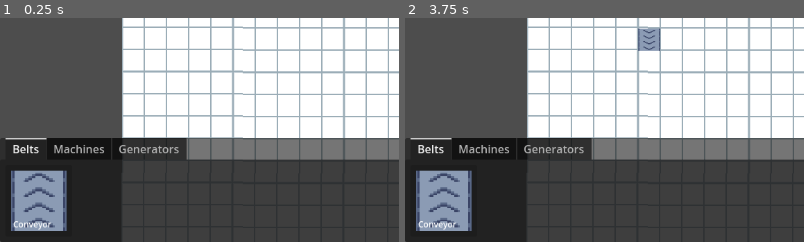
Above: before the commit, frames 1-2 (left to right).
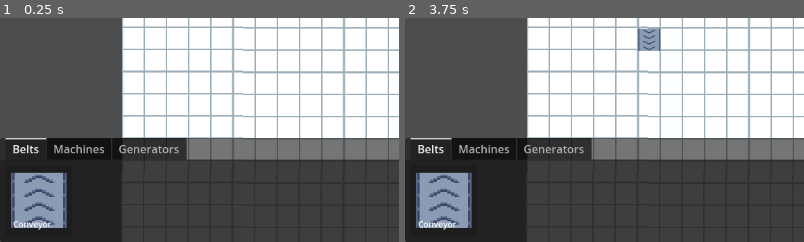
Above: after the commit, the same moments.

Repository: JeroenoBoy/Uncraft
Game: Godot game, scene res://Scenes/Game.tscn
Two runs of this game, one before a commit and one after it. Both use one fixed random seed, a clock stepped at 60 frames per second and the inputs below.
Inputs (mouse positions are % of the whole screen's width and height, from its top left):
- Up to frame 1 (0.25 s): no input
- Up to frame 2 (3.75 s): click (5, 91) at 0.5 s; click (5, 91) at 1.25 s; click (5, 91) at 2 s; tap Enter at 2.75 s; move the mouse to (72, 45) at 2.77 s; click (72, 45) at 2.85 s; tap E (build_rotate_clockwise) at 3.05, 3.6 s; move the mouse to (30, 55) at 3.52 s
The pictures show only the part of the screen within x 0-50%, y 50-100%; the shares and areas given below are measured in that part.

The runs differ from the first frame. In frame 1, 0.9% of the frame differs, in the area x 2-17%, y 67-96%; in frame 2, 0.9%.
Error in both runs: Attempt to call function 'dir_exists' in base 'null instance' on a null instance. (res://Scripts/UI/ItemSelector/ItemSelectorCategory.gd:10)

Commit message:
Implement conveyors

Diff:
--- a/Assets/Sprites/Car/car_base.tres
+++ b/Assets/Sprites/Car/car_base.tres
@@ -1,3 +1,7 @@
-[gd_resource type="AtlasTexture" format=3 uid="uid://bfe0u2iokybk3"]
+[gd_resource type="AtlasTexture" load_steps=2 format=3 uid="uid://bfe0u2iokybk3"]
+
+[ext_resource type="Texture2D" uid="uid://luikthl4lfk6" path="res://Assets/Sprites/Car/Car.png" id="1_tlcrm"]
 
 [resource]
+atlas = ExtResource("1_tlcrm")
+region = Rect2(28, 0, 28, 28)
--- /dev/null
+++ b/Assets/Sprites/Icons/Generator.tres
@@ -0,0 +1,7 @@
+[gd_resource type="AtlasTexture" load_steps=2 format=3 uid="uid://c0e53mpqhav36"]
+
+[ext_resource type="Texture2D" uid="uid://ct37nbxbbn5wp" path="res://Assets/Sprites/Generators/Generator.png" id="1_nn465"]
+
+[resource]
+atlas = ExtResource("1_nn465")
+region = Rect2(0, 0, 64, 32)
--- a/Resources/Factory/Generators/CarGenerator.tres
+++ b/Resources/Factory/Generators/CarGenerator.tres
@@ -1,15 +1,11 @@
-[gd_resource type="Resource" script_class="PlaceableItem" load_steps=5 format=3 uid="uid://byl0f7kwh1dy2"]
+[gd_resource type="Resource" script_class="PlaceableItem" load_steps=4 format=3 uid="uid://byl0f7kwh1dy2"]
 
 [ext_resource type="Script" path="res://Scripts/Factory/PlacableItem.gd" id="1_ladk5"]
 [ext_resource type="PackedScene" uid="uid://bvrxytokgqmyo" path="res://Scenes/Objects/Factories/Buildings/CarGenerator.tscn" id="1_r7haa"]
-[ext_resource type="Texture2D" uid="uid://ct37nbxbbn5wp" path="res://Assets/Sprites/Generators/Generator.png" id="3_yxssn"]
-
-[sub_resource type="AtlasTexture" id="AtlasTexture_jcn4o"]
-atlas = ExtResource("3_yxssn")
-region = Rect2(0, 0, 64, 32)
+[ext_resource type="Texture2D" uid="uid://c0e53mpqhav36" path="res://Assets/Sprites/Icons/Generator.tres" id="3_xudht"]
 
 [resource]
 script = ExtResource("1_ladk5")
-name = ""
-sprite = SubResource("AtlasTexture_jcn4o")
+name = "Car Generator"
+sprite = ExtResource("3_xudht")
 node = ExtResource("1_r7haa")
--- a/Resources/Items/Car/Car.tres
+++ b/Resources/Items/Car/Car.tres
@@ -3,11 +3,11 @@
 [ext_resource type="Script" path="res://Scripts/Items/ComplexItemPart.gd" id="1_w3ehw"]
 [ext_resource type="Script" path="res://Scripts/Items/ComplexItem.gd" id="2_k7ph7"]
 [ext_resource type="Resource" uid="uid://cr65i1n051q68" path="res://Resources/Items/Car/Part_Tires.tres" id="2_pcdo4"]
-[ext_resource type="Texture2D" uid="uid://dn7lrruye8yjn" path="res://Assets/Sprites/Car/car_tires.tres" id="4_284mn"]
+[ext_resource type="Texture2D" uid="uid://bfe0u2iokybk3" path="res://Assets/Sprites/Car/car_base.tres" id="4_m4goh"]
 
 [resource]
 script = ExtResource("2_k7ph7")
 items = Array[ExtResource("1_w3ehw")]([ExtResource("2_pcdo4")])
 name = "Car"
 stack_size = 10
-sprite = ExtResource("4_284mn")
+sprite = ExtResource("4_m4goh")
--- a/Scenes/Game.tscn
+++ b/Scenes/Game.tscn
@@ -8,6 +8,8 @@
 
 [node name="Grid" type="Node2D" parent="."]
 script = ExtResource("3_1fxpp")
+
+[node name="Items" type="Node2D" parent="."]
 
 [node name="Environment" type="Node2D" parent="."]
 z_index = -10
--- a/Scenes/Objects/Factories/Buildings/CarGenerator.tscn
+++ b/Scenes/Objects/Factories/Buildings/CarGenerator.tscn
@@ -21,7 +21,7 @@
 
 [node name="MachineOutput" parent="." instance=ExtResource("3_lshni")]
 position = Vector2(47, 0)
-rotation = -1.57079
+rotation = -4.71238
 
 [connection signal="picked_up" from="." to="Generator" method="_on_car_generator_picked_up"]
 [connection signal="placed" from="." to="Generator" method="_on_car_generator_placed"]
--- a/Scenes/Objects/Factories/Buildings/Conveyor.tscn
+++ b/Scenes/Objects/Factories/Buildings/Conveyor.tscn
@@ -1,10 +1,11 @@
-[gd_scene load_steps=4 format=3 uid="uid://8wkeopwsjlp0"]
+[gd_scene load_steps=5 format=3 uid="uid://8wkeopwsjlp0"]
 
 [ext_resource type="SpriteFrames" uid="uid://bj1by5xe6hy0f" path="res://Assets/Sprites/Conveyor_anim.tres" id="2_000hi"]
 [ext_resource type="Script" path="res://Scripts/Factory/Conveyor.gd" id="3_gjdpt"]
 [ext_resource type="Script" path="res://Scripts/Items/Inventory.gd" id="4_ec5i8"]
+[ext_resource type="PackedScene" uid="uid://bm5rpej2vailu" path="res://Scenes/Objects/Factories/Components/SendPlaceUpdate.tscn" id="4_t1rl8"]
 
-[node name="Conveyor" type="Node2D"]
+[node name="Conveyor" type="Node2D" groups=["ConveyorOuput"]]
 script = ExtResource("3_gjdpt")
 
 [node name="AnimatedSprite2D" type="AnimatedSprite2D" parent="." groups=["Conveyor"]]
@@ -14,3 +15,24 @@
 script = ExtResource("4_ec5i8")
 max_items = 1
 items_visible = true
+
+[node name="SendPlaceUpdate" parent="." instance=ExtResource("4_t1rl8")]
+position = Vector2(0, 32)
+
+[node name="SendPlaceUpdate2" parent="." instance=ExtResource("4_t1rl8")]
+position = Vector2(0, -32)
+
+[node name="SendPlaceUpdate3" parent="." instance=ExtResource("4_t1rl8")]
+position = Vector2(32, 0)
+
+[node name="SendPlaceUpdate4" parent="." instance=ExtResource("4_t1rl8")]
+position = Vector2(-32, 0)
+
+[connection signal="picked_up" from="." to="SendPlaceUpdate" method="_on_conveyor_picked_up"]
+[connection signal="picked_up" from="." to="SendPlaceUpdate2" method="_on_place_changed"]
+[connection signal="picked_up" from="." to="SendPlaceUpdate3" method="_on_place_changed"]
+[connection signal="picked_up" from="." to="SendPlaceUpdate4" method="_on_place_changed"]
+[connection signal="placed" from="." to="SendPlaceUpdate" method="_on_place_changed"]
+[connection signal="placed" from="." to="SendPlaceUpdate2" method="_on_place_changed"]
+[connection signal="placed" from="." to="SendPlaceUpdate3" method="_on_place_changed"]
+[connection signal="placed" from="." to="SendPlaceUpdate4" method="_on_place_changed"]
--- a/Scenes/Objects/Factories/Components/Generator.tscn
+++ b/Scenes/Objects/Factories/Components/Generator.tscn
@@ -3,7 +3,7 @@
 [ext_resource type="Script" path="res://Scripts/Factory/Generator.gd" id="1_x753e"]
 
 [node name="Generator" type="Timer"]
-wait_time = 2.0
+wait_time = 4.0
 script = ExtResource("1_x753e")
 
 [connection signal="timeout" from="." to="." method="_on_timeout"]
--- a/Scenes/Objects/Factories/Components/MachineInput.tscn
+++ b/Scenes/Objects/Factories/Components/MachineInput.tscn
@@ -2,7 +2,7 @@
 
 [ext_resource type="Script" path="res://Scripts/Factory/MachineInput.gd" id="1_3d350"]
 [ext_resource type="SpriteFrames" uid="uid://bd7ivu5b27s5d" path="res://Assets/Sprites/Input_anim.tres" id="2_aaeb4"]
-[ext_resource type="Script" path="res://Scripts/Grid/SendPlaceUpdate.gd" id="3_mpc71"]
+[ext_resource type="PackedScene" uid="uid://bm5rpej2vailu" path="res://Scenes/Objects/Factories/Components/SendPlaceUpdate.tscn" id="3_kxt6q"]
 
 [node name="MachineInput" type="Node2D"]
 script = ExtResource("1_3d350")
@@ -11,7 +11,7 @@
 position = Vector2(0, 0.5)
 sprite_frames = ExtResource("2_aaeb4")
 frame_progress = 0.0114251
+flip_v = true
 
-[node name="SendPlaceUpdate" type="Node2D" parent="."]
-position = Vector2(0, -16)
-script = ExtResource("3_mpc71")
+[node name="SendPlaceUpdate" parent="." instance=ExtResource("3_kxt6q")]
+position = Vector2(0, 16)
--- a/Scenes/Objects/Factories/Components/MachineOutput.tscn
+++ b/Scenes/Objects/Factories/Components/MachineOutput.tscn
@@ -3,22 +3,19 @@
 [ext_resource type="Script" path="res://Scripts/Factory/MachineOutput.gd" id="1_0bsl2"]
 [ext_resource type="SpriteFrames" uid="uid://bwe4gcnlsptg6" path="res://Assets/Sprites/Output_anim.tres" id="2_bakbc"]
 [ext_resource type="PackedScene" uid="uid://bw247ekhgduva" path="res://Scenes/Objects/Factories/Components/Inventory.tscn" id="3_464o1"]
-[ext_resource type="Script" path="res://Scripts/Grid/SendPlaceUpdate.gd" id="4_f7q64"]
+[ext_resource type="PackedScene" uid="uid://bm5rpej2vailu" path="res://Scenes/Objects/Factories/Components/SendPlaceUpdate.tscn" id="4_1ec2g"]
 
-[node name="MachineOutput" type="Node2D"]
+[node name="MachineOutput" type="Node2D" groups=["ConveyorOuput"]]
 script = ExtResource("1_0bsl2")
 
 [node name="AnimatedSprite2D" type="AnimatedSprite2D" parent="." groups=["Ports"]]
 sprite_frames = ExtResource("2_bakbc")
 frame_progress = 0.343306
-offset = Vector2(0, 0.5)
+offset = Vector2(0, -0.5)
+flip_v = true
 
 [node name="Inventory" parent="." instance=ExtResource("3_464o1")]
 max_items = 1
 
-[node name="SendPlaceUpdate" type="Node2D" parent="."]
-position = Vector2(0, 16)
-script = ExtResource("4_f7q64")
-
-[connection signal="picked_up" from="." to="SendPlaceUpdate" method="_on_place_changed"]
-[connection signal="placed" from="." to="SendPlaceUpdate" method="_on_place_changed"]
+[node name="SendPlaceUpdate" parent="." instance=ExtResource("4_1ec2g")]
+position = Vector2(0, -16)
--- /dev/null
+++ b/Scenes/Objects/Factories/Components/SendPlaceUpdate.tscn
@@ -0,0 +1,6 @@
+[gd_scene load_steps=2 format=3 uid="uid://bm5rpej2vailu"]
+
+[ext_resource type="Script" path="res://Scripts/Grid/SendPlaceUpdate.gd" id="1_n54kp"]
+
+[node name="SendPlaceUpdate" type="Node2D"]
+script = ExtResource("1_n54kp")
--- a/Scenes/UI/ItemSelector/Item.tscn
+++ b/Scenes/UI/ItemSelector/Item.tscn
@@ -1,7 +1,7 @@
 [gd_scene load_steps=3 format=3 uid="uid://dd5rseck46xn5"]
 
 [ext_resource type="Script" path="res://Scripts/UI/ItemSelector/SelectableItem.gd" id="1_682fy"]
-[ext_resource type="Texture2D" uid="uid://bxfas563byeto" path="res://Assets/Sprites/Icons/ConveyorIcon.tres" id="2_v8y7t"]
+[ext_resource type="Texture2D" uid="uid://c0e53mpqhav36" path="res://Assets/Sprites/Icons/Generator.tres" id="2_icdeq"]
 
 [node name="Item" type="Button"]
 custom_minimum_size = Vector2(96, 96)
@@ -30,8 +30,9 @@
 anchor_bottom = 1.0
 grow_horizontal = 2
 grow_vertical = 2
-texture = ExtResource("2_v8y7t")
+texture = ExtResource("2_icdeq")
 expand_mode = 1
+stretch_mode = 5
 
 [node name="Label" type="Label" parent="MarginContainer/Control"]
 layout_mode = 1
--- a/Scripts/Factory/Conveyor.gd
+++ b/Scripts/Factory/Conveyor.gd
@@ -1,4 +1,115 @@
 class_name Conveyor
 extends GridNode
 
+@export var conveyor_speed = 1.0 / (32.0 / 10.0 / 4.0)
 @onready var inventory: Inventory = $Inventory
+
+var next_node: GridNode
+var previous_nodes: Array[GridNode] = []
+var _last_grabbed_child = 0
+var _locked: bool = false
+
+func _ready() -> void:
+	tile_update.connect(_on_tile_update)
+	function_update.connect(_on_function_update)
+	placed.connect(func(): print("Placed", grid_position()))
+	picked_up.connect(_on_picked_up)
+
+func conveyor_accepts(item_data: ItemData) -> bool:
+	return !_locked && inventory.can_hold(item_data)
+
+func conveyor_input(item: Item) -> bool:
+	if _locked:
+		return false
+	if !inventory.can_hold(item.item_data):
+		return false
+
+	item.global_position = global_position
+	inventory.add_item_skip_checks(item)
+	_process_item(item)
+	return true
+
+func _on_tile_update():
+	_clear_connections()
+
+	var pos = grid_position()
+	var rot = grid_rotation()
+
+	print("Tile update: ", pos)
+
+	var nodes_infront = Grid.instance.get_grid_nodes(pos + rot)
+	for grid_node in nodes_infront:
+		var other_rot = grid_node.grid_rotation()
+		if Grid.fast_rotate(other_rot, 180) == rot:
+			continue
+		if !grid_node.has_method("conveyor_input"):
+			continue
+		if !grid_node.has_method("conveyor_accepts"):
+			continue
+		next_node = grid_node
+		break
+
+	for i in range(3):
+		rot = Grid.fast_rotate(rot, 90)
+		var nodes = Grid.instance.get_grid_nodes(pos + rot)
+		for grid_node in nodes:
+			if !grid_node.is_in_group("ConveyorOuput"):
+				print("Group mismatch for ", grid_node.grid_position())
+				continue
+			if Grid.fast_rotate(grid_node.grid_rotation(), 180) != rot:
+				print("Rotation mismatch for ", grid_node.grid_position())
+				continue
+			print("Added child ", grid_node.grid_position())
+			previous_nodes.append(grid_node)
+			break
+
+	_on_function_update()
+	_update_children()
+
+func _on_picked_up():
+	_clear_connections()
+
+func _on_function_update():
+	print("Function update: ", grid_position())
+	if _locked:
+		return
+
+	for item_data in inventory.types_in_inventory():
+		if _try_put_item_in_next_node(item_data):
+			return
+
+func _clear_connections():
+	next_node = null
+	previous_nodes.clear()
+
+
+func _process_item(item: Item):
+	_locked = true
+	await get_tree().create_timer(conveyor_speed).timeout
+	_locked = false
+	_try_put_item_in_next_node(item.item_data)
+
+func _try_put_item_in_next_node(item_data: ItemData) -> bool:
+	if _locked:
+		return false
+	if next_node == null:
+		return false
+	if !next_node.conveyor_accepts(item_data):
+		return false
+
+	var item = inventory.remove_item(item_data)
+	next_node.conveyor_input(item)
+	_update_children()
+	return true
+
+
+func _update_children():
+	var count = previous_nodes.size()
+	print(count)
+	for i in range(count):
+		var index = (i + _last_grabbed_child + 1) % count
+		previous_nodes[i].function_update.emit()
+		print("Updating child ", i, " pos: ", previous_nodes[i].grid_position())
+		if _locked:
+			_last_grabbed_child = index
+			return
--- a/Scripts/Factory/MachineInput.gd
+++ b/Scripts/Factory/MachineInput.gd
@@ -7,8 +7,11 @@
 	super._ready()
 	tile_update.connect(_on_tile_update)
 
+func conveyor_accepts(item_data: ItemData) -> bool:
+	return inventory.can_hold(item_data)
+
 func conveyor_input(item: Item) -> bool:
 	return inventory.add_item(item)
 
 func _on_tile_update():
-	var rot = Grid.fast_rotate(rotation(), 180)
+	var rot = Grid.fast_rotate(grid_rotation(), 180)
--- a/Scripts/Factory/MachineOutput.gd
+++ b/Scripts/Factory/MachineOutput.gd
@@ -1,4 +1,62 @@
 class_name MachineOutput
 extends GridNode
 
+@export var filter: Array[Filter]
 @onready var inventory: Inventory = $Inventory
+
+var output_node: GridNode
+
+func _ready() -> void:
+	super._ready()
+	inventory.filter = filter
+	tile_update.connect(_on_tile_update)
+	picked_up.connect(_on_picked_up)
+	function_update.connect(_on_function_update)
+	inventory.item_added.connect(_on_inventory_item_added)
+
+func _on_tile_update():
+	var pos = grid_position()
+	var rot = grid_rotation()
+
+	_clear_connections()
+	var buildings_infront = Grid.instance.get_grid_nodes(pos + rot)
+	for building in buildings_infront:
+		if building.has_method("conveyor_input") && building.has_method("conveyor_accepts"):
+			output_node = building
+			break
+
+	_try_output_item()
+
+func _on_picked_up():
+	_clear_connections()
+
+func _on_function_update():
+	_try_output_item()
+
+func _on_inventory_item_added(item: Item):
+	_try_output_item(item)
+
+func _clear_connections():
+	output_node = null
+
+func _try_output_item(check_item: Item = null):
+	if output_node == null:
+		return
+
+	if check_item != null:
+		if !output_node.conveyor_accepts(check_item.item_data):
+			return
+
+		var item = inventory.remove_item(check_item.item_data)
+		output_node.conveyor_input(item)
+		return
+
+
+	var item_types = inventory.types_in_inventory()
+	for item_data in item_types:
+		if !output_node.conveyor_accepts(item_data):
+			continue
+
+		var item = inventory.remove_item(item_data)
+		output_node.conveyor_input(item)
+		return
--- a/Scripts/GameState/Game/BaseMoveBuildingState.gd
+++ b/Scripts/GameState/Game/BaseMoveBuildingState.gd
@@ -30,7 +30,7 @@
 	_check_valid_position()
 
 func rotate_object(rotation: float):
-	rotation = floor(rotation / 90) * 90
+	rotation = ((int(floor(rotation / 90)) % 4 + 4) % 4) * 90
 	current_rotation = rotation
 	object.global_rotation_degrees = rotation
 	_check_valid_position()
--- a/Scripts/GameState/Game/GameDefaultState.gd
+++ b/Scripts/GameState/Game/GameDefaultState.gd
@@ -17,6 +17,6 @@
 
 	if Input.is_action_just_pressed("build_pickup"):
 		var grid_pos = Grid.grid_mouse_pos()
-		var building = Grid.instance.get_building(grid_pos)
-		if building != null:
+		var building = Grid.instance.get_grid_node(grid_pos)
+		if building != null && building.movable:
 			state_machine.change_state("MoveBuilding", { "building": building })
--- a/Scripts/Grid/Grid.gd
+++ b/Scripts/Grid/Grid.gd
@@ -21,14 +21,13 @@
 	astar.diagonal_mode = AStarGrid2D.DIAGONAL_MODE_NEVER
 
 static func world_to_grid(world_position: Vector2) -> Vector2i:
-	return floor(world_position / CELL_SIZE)
+	return round(world_position / CELL_SIZE)
 
 static func grid_to_world(grid_position: Vector2i) -> Vector2:
 	return grid_position * CELL_SIZE
 
 static func grid_mouse_pos(adjust_for_node: GridNode = null) -> Vector2i:
 	var mouse_pos = instance.get_viewport().get_camera_2d().get_global_mouse_position()
-	mouse_pos += DEFAULT_OFFSET
 	if adjust_for_node != null:
 		var offset = ((adjust_for_node.size - Vector2i.ONE) * 0.5 + Vector2(adjust_for_node.offset)) * CELL_SIZE
 		mouse_pos -= offset.rotated(adjust_for_node.global_rotation)
@@ -36,31 +35,38 @@
 
 static func fast_rotate(vector: Vector2i, rot: float) -> Vector2i:
 	var rounded_rot = ((int(round(rot / 90)) % 4) + 4) % 4
-	for i in range(rounded_rot):
-		var y = vector.y
-		vector.y = vector.x
-		vector.x = -y
+	match rounded_rot:
+		1:
+			var y = vector.y
+			vector.y = -vector.x
+			vector.x = y
+		2:
+			vector *= -1
+		3:
+			var y = vector.y
+			vector.y = vector.x
+			vector.x = -y
 	return vector
 
 func _exit_tree() -> void:
 	instance = null
 
-func get_buildings(grid_pos: Vector2i) -> Array[GridNode]:
+func get_grid_nodes(grid_pos: Vector2i) -> Array[GridNode]:
 	if !_grid.has(grid_pos):
 		return emptryArray
 	return _grid[grid_pos]
 
-func get_building(grid_pos: Vector2i) -> GridNode:
+func get_grid_node(grid_pos: Vector2i) -> GridNode:
 	if !_grid.has(grid_pos):
 		return null
 	return _grid[grid_pos][0]
 
-func set_building(node: GridNode):
+func set_grid_node(node: GridNode):
 	if node.is_on_grid:
 		push_warning("Tried to place an already placed node")
 		return
 
-	var gridPos = world_to_grid(node.position)
+	var gridPos = world_to_grid(node.global_position)
 	var offset = node.offset
 	var rot = node.global_rotation_degrees
 
@@ -74,12 +80,12 @@
 
 	node.is_on_grid = true
 
-func remove_building(node: GridNode):
+func remove_grid_node(node: GridNode):
 	if !node.is_on_grid:
 		push_warning("Tried to remove a node thats not placed")
 		return
 
-	var gridPos = world_to_grid(node.position)
+	var gridPos = world_to_grid(node.global_position)
 	var offset = node.offset
 	var rot = node.global_rotation_degrees
 
@@ -98,7 +104,7 @@
 	node.is_on_grid = false
 
 func is_spot_occupied(node: GridNode) -> bool:
-	var gridPos = world_to_grid(node.position)
+	var gridPos = world_to_grid(node.global_position)
 	var offset = node.offset
 	var rot = node.global_rotation_degrees
 
--- a/Scripts/Grid/GridNode.gd
+++ b/Scripts/Grid/GridNode.gd
@@ -12,8 +12,7 @@
 @export var movable = true;
 @export var rotatable = true;
 @export var removable = true;
-
-var place_on_spawn = true;
+@export var place_on_spawn = false;
 
 var childNodes: Array[GridNode] = []
 var is_on_grid = false
@@ -35,20 +34,25 @@
 		picked_up.disconnect(child.pickup)
 	childNodes.clear()
 
-func rotation() -> Vector2i:
-	var rot = (floor(global_rotation_degrees / 90) % 4 + 4) % 4
-	if rot == 0:
-		return Vector2i.UP
-	if rot == 1:
-		return Vector2i.RIGHT
-	if rot == 2:
-		return Vector2i.DOWN
-	return Vector2i.LEFT
+func grid_position() -> Vector2i:
+	return Grid.world_to_grid(global_position)
+
+func grid_rotation() -> Vector2i:
+	var rot = (int(floor(global_rotation_degrees / 90)) % 4 + 4) % 4
+	match rot:
+		0: return Vector2i.UP
+		1: return Vector2i.RIGHT
+		2: return Vector2i.DOWN
+		3: return Vector2i.LEFT
+		_:
+			push_error("Invalid rotation ", rot)
+			return Vector2i.ZERO
 
 func place():
-	Grid.instance.set_building(self)
+	Grid.instance.set_grid_node(self)
 	placed.emit()
+	tile_update.emit()
 
 func pickup():
-	Grid.instance.remove_building(self)
+	Grid.instance.remove_grid_node(self)
 	picked_up.emit()
--- a/Scripts/Grid/SendPlaceUpdate.gd
+++ b/Scripts/Grid/SendPlaceUpdate.gd
@@ -3,6 +3,10 @@
 
 func _on_place_changed() -> void:
 	var pos = Grid.world_to_grid(global_position)
-	var nodes = Grid.instance.get_buildings(pos)
+	var nodes = Grid.instance.get_grid_nodes(pos)
 	for node in nodes:
 		node.tile_update.emit()
+
+
+func _on_conveyor_picked_up() -> void:
+	pass # Replace with function body.
--- a/Scripts/Items/Inventory.gd
+++ b/Scripts/Items/Inventory.gd
@@ -6,7 +6,7 @@
 @export var max_size = 1
 @export var max_items = -1
 @export var items: Dictionary = {}
-@export var filter: Array[ItemFilter] = []
+@export var filter: Array[Filter] = []
 @export var items_visible = false;
 
 var total_items = 0
@@ -15,6 +15,9 @@
 	for v in items.values():
 		for item in v:
 			item.queue_free()
+
+func is_full() -> bool:
+	return total_items >= max_size
 
 func can_hold(item_data: ItemData) -> bool:
 	if max_items > -1:
@@ -34,6 +37,11 @@
 
 	return true
 
+func types_in_inventory() -> Array[ItemData]:
+	var array: Array[ItemData] = []
+	array.append_array(items.keys())
+	return array
+
 func add_item(item: Item) -> bool:
 	if !can_hold(item.item_data):
 		return false
@@ -49,6 +57,12 @@
 
 	items[item_data].append(item)
 	total_items += 1
+	item_added.emit(item)
+
+func remove_random_item() -> Item:
+	if items.is_empty():
+		return null
+	return remove_item(items.keys().pick_random())
 
 func remove_item(item_data: ItemData) -> Item:
 	if !items.has(item_data):
--- a/Scripts/Items/Item.gd
+++ b/Scripts/Items/Item.gd
@@ -3,8 +3,8 @@
 
 @export var item_data: ItemData
 
-var renderers: Array[Sprite2D] = []
-
+var _renderers: Dictionary = {}
+var _parts: Array[ComplexItemPart] = []
 
 static func create(item_data: ItemData) -> Item:
 	var prefab = Globals.instance.item_prefab
@@ -15,26 +15,54 @@
 		return null
 
 	var item = instance as Item
-	item.set_data(item_data)
+	item._set_data(item_data)
+
+	Grid.instance.get_tree().current_scene.find_child("Items").add_child(item)
 
 	return item
 
+func has_part(part: ComplexItemPart) -> bool:
+	return _parts.any(func(it): return it == part)
 
-func set_data(item_data: ItemData):
+func remove_part(part: ComplexItemPart):
+	_parts.erase(part);
+
+	var part_to_render = _parts.find(func(it): return it.layer == part.layer)
+	if part_to_render == null:
+		_renderers[part.layer].queue_free()
+		_renderers.erase(part.layer)
+		return
+
+	_parts[part.layer].texture = part_to_render.texture
+
+func _set_data(item_data: ItemData):
 	_clear_renderers()
 	self.item_data = item_data
+	_parts.clear()
 	if item_data is ComplexItem:
-		return
+		var complex_item = item_data as ComplexItem
+		for complex_part in complex_item.items:
+			_parts.append(complex_part)
 
 	_create_renderer(item_data.sprite)
 
 
 func _clear_renderers():
-	for renderer in renderers:
+	for renderer in _renderers.values():
 		renderer.queue_free()
+	_renderers.clear()
 
 func _create_renderer(texture: Texture2D):
 	var instance = Sprite2D.new()
 	instance.texture = texture
 	add_child(instance)
-	renderers.append(instance)
+	_renderers[-1] = instance
+
+	for part in _parts:
+		if _renderers.has(part.layer):
+			continue
+
+		instance = Sprite2D.new()
+		instance.texture = texture
+		add_child(instance)
+		_renderers[part.layer] = instance
--- a/project.godot
+++ b/project.godot
@@ -28,6 +28,7 @@
 
 Conveyor=""
 Ports=""
+ConveyorOuput=""
 
 [input]
 
